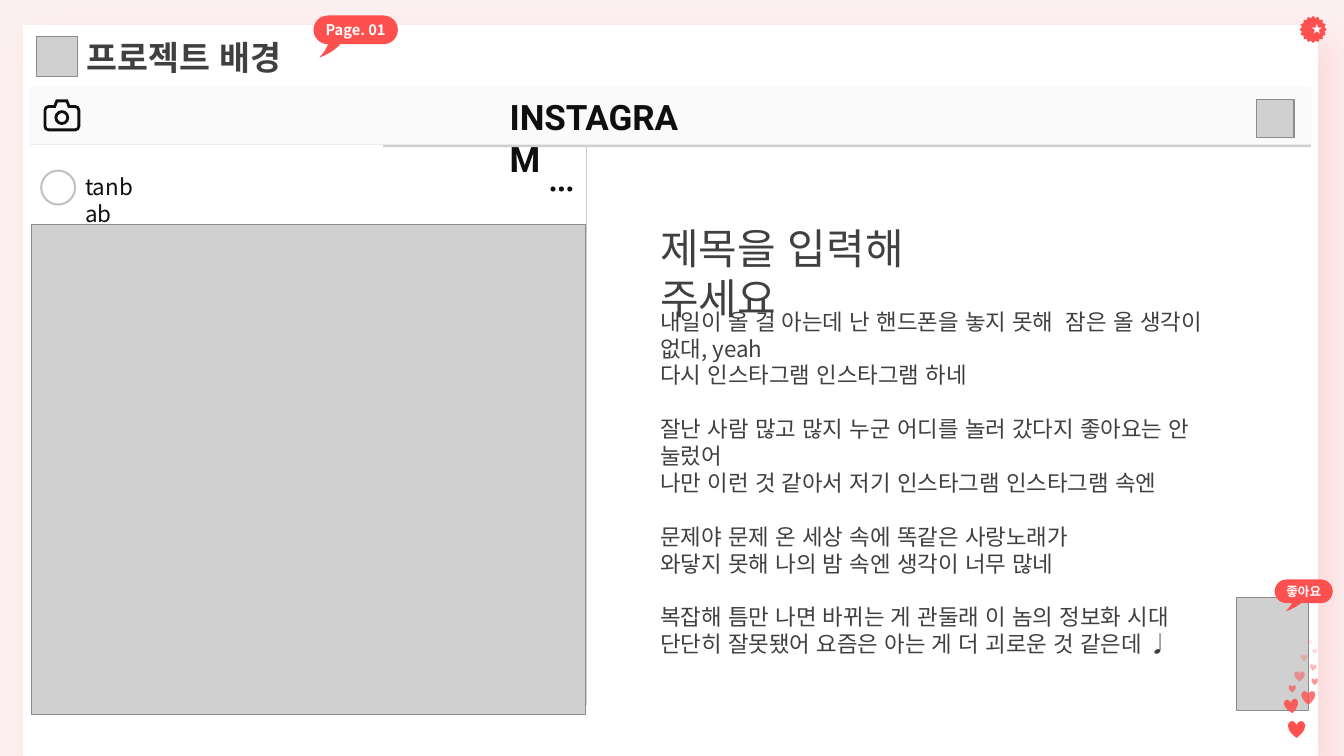
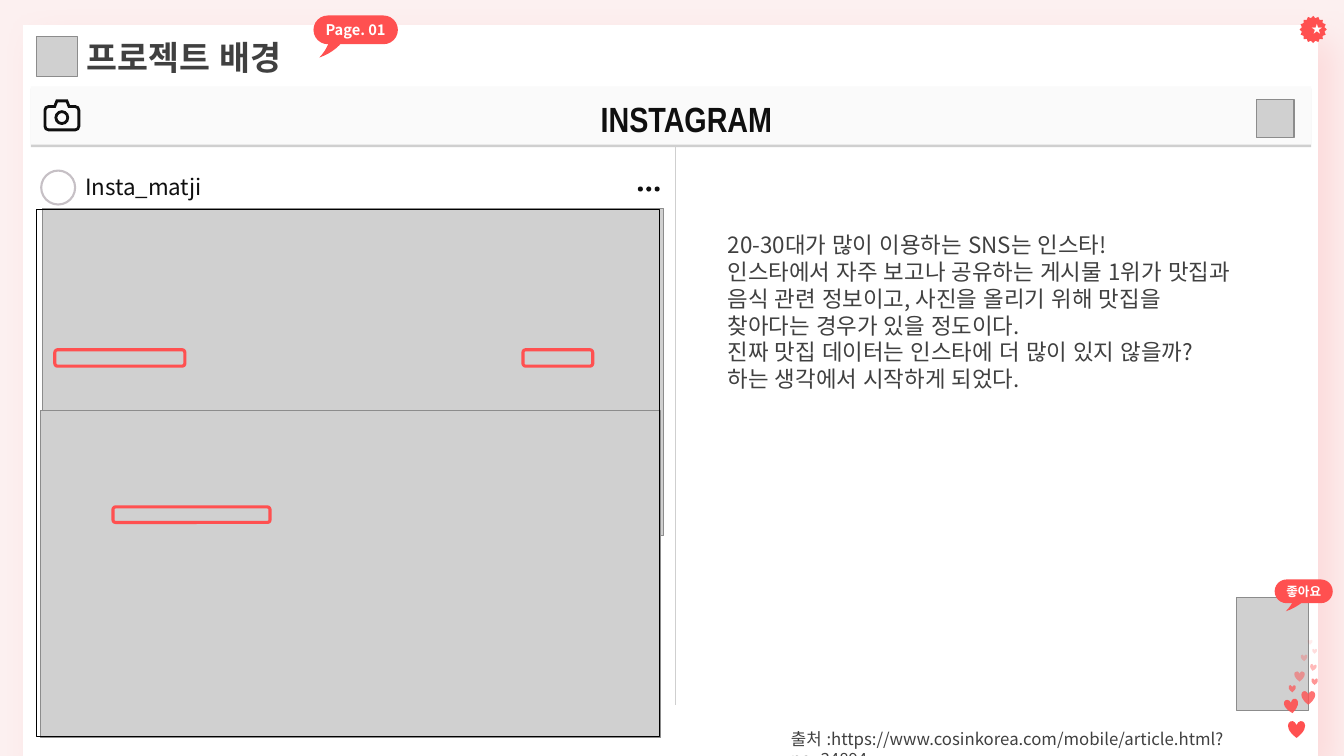
Before and after one commit to yeonji0-0/-22-01-24-, a slide deck: slide 4 of MEDICI (22-01-19 ~ 22-06-24)/13_기업연계프로젝트/인스타 맛집과 현실상권 비교/인스타 상권 비교 ppt.pptx (slide 3 before the commit). Drawn at 1344x756 pixels with LibreOffice and Linux fonts; fonts in the diff are those of the drawing; grey boxes stand for pictures. Boxes give left, top, right and bottom in pixels: in the first picture for what was removed or moved away, otherwise in the second. Text is boxed around its words. In the diff, an @@ line names an element or a change of style, - is before the commit and + after.

```diff
--- a/MEDICI (22-01-19 ~ 22-06-24)/13_기업연계프로젝트/인스타 맛집과 현실상권 비교/인스타 상권 비교 ppt.pptx
+++ b/MEDICI (22-01-19 ~ 22-06-24)/13_기업연계프로젝트/인스타 맛집과 현실상권 비교/인스타 상권 비교 ppt.pptx
@@ text "INSTAGRAM": place and size @@
-text "INSTAGRAM" at <box>500,91,700,143</box>
+text "INSTAGRAM" at <box>601,107,772,133</box>
@@ text "INSTAGRAM" at <box>601,107,772,133</box>: font Roboto to Arial Narrow @@
@@ line moved from (586, 147) - (586, 705) to (676, 147) - (676, 705) @@
@@ rectangle: place and size @@
-rectangle at <box>36,149,380,669</box>
+rectangle at <box>36,153,383,720</box>
@@ text at <box>85,177,202,200</box>: text changed @@
-tanbab
+Insta_matjip
@@ rectangle added at <box>37,209,660,737</box>, outline #000000 0.75 pt @@
@@ picture: place and size @@
-picture at <box>31,225,585,715</box>
+picture at <box>42,209,664,536</box>
@@ 3 ellipses: place and size @@
-3 ellipses at <box>551,187,573,192</box>
+3 ellipses at <box>638,187,659,192</box>
@@ text removed at <box>660,229,904,325</box> @@
-제목을 입력해 주세요
@@ text at <box>728,234,1230,389</box>: text changed @@
-내일이 올 걸 아는데 난 핸드폰을 놓지 못해 잠은 올 생각이 없대, yeah
-다시 인스타그램 인스타그램 하네
-잘난 사람 많고 많지 누군 어디를 놀러 갔다지 좋아요는 안 눌렀어
-나만 이런 것 같아서 저기 인스타그램 인스타그램 속엔
-문제야 문제 온 세상 속에 똑같은 사랑노래가
-와닿지 못해 나의 밤 속엔 생각이 너무 많네
-복잡해 틈만 나면 바뀌는 게 관둘래 이 놈의 정보화 시대
-단단히 잘못됐어 요즘은 아는 게 더 괴로운 것 같은데 ♩
+20-30대가 많이 이용하는 SNS는 인스타!
+인스타에서 자주 보고나 공유하는 게시물 1위가 맛집과 음식 관련 정보이고, 사진을 올리기 위해 맛집을 찾아다는 경우가 있을 정도이다.
+진짜 맛집 데이터는 인스타에 더 많이 있지 않을까? 하는 생각에서 시작하게 되었다.
@@ rounded rectangle added at <box>54,350,185,366</box>, outline #FF5050 2.25 pt @@
@@ rounded rectangle added at <box>523,350,593,366</box>, outline #FF5050 2.25 pt @@
@@ picture added at <box>40,410,660,738</box> @@
@@ rounded rectangle added at <box>113,507,270,522</box>, outline #FF5050 2.25 pt @@
@@ text added at <box>791,731,1224,749</box>, 12 pt, text #404040 @@
+출처 :https://www.cosinkorea.com/mobile/article.html?no=34894
```
Also in this commit, not shown: 6 other slides changed, 5 slides added, 2 other files.
